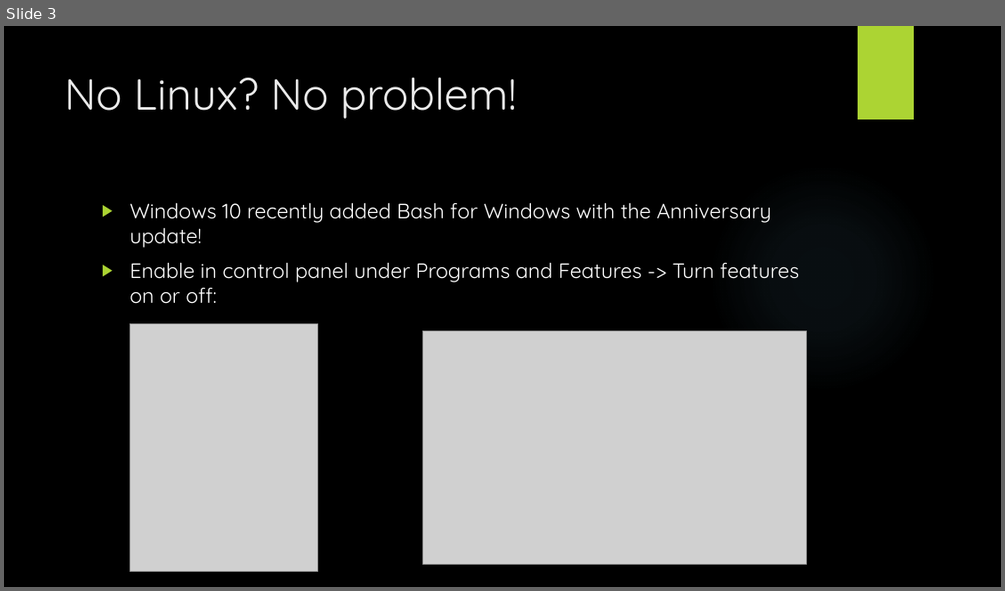
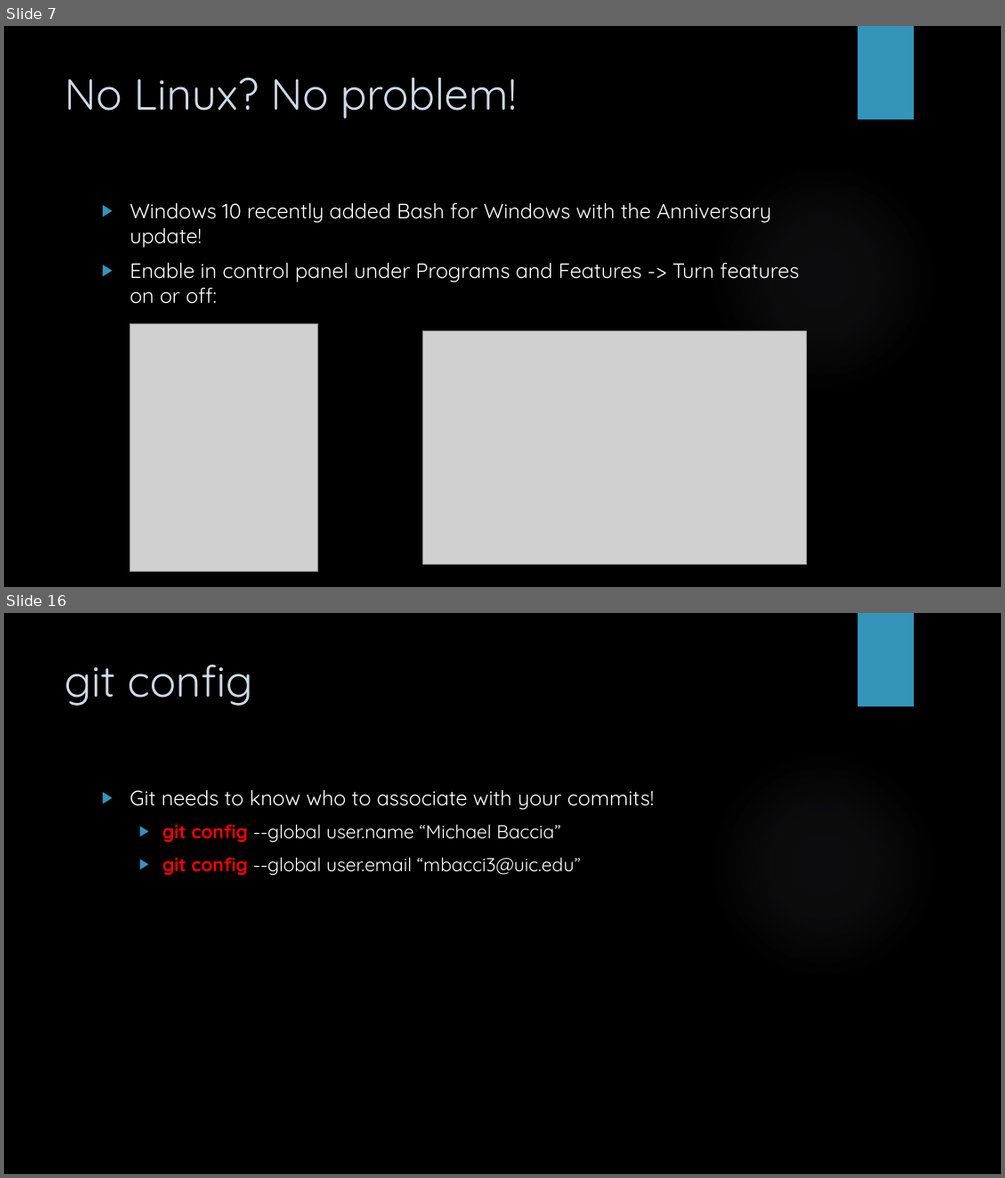
Before and after one commit to mbaccia514/LUG, a slide deck: GDB and Git.pptx. Shown one above the other, each under a label of ours: slide 3 before the commit, slides 7 and 16 after it; the slides between them are not shown. The pictures are 1005x591 and 1005x1178 pixels, drawn with LibreOffice and Linux fonts; fonts in the diff are those of the drawing; grey boxes stand for pictures; background and template pictures are left out. Boxes give left, top, right and bottom in pixels: in the first picture for what was removed or moved away, otherwise in the second. Text is boxed around its words. In the diff, an @@ line names an element or a change of style, - is before the commit and + after.

```diff
--- a/GDB and Git.pptx
+++ b/GDB and Git.pptx
@@ slide 16 added at bbox=[4, 613, 1001, 1174], background picture (left out); not listed: 2 template elements that a slide beside it also shows @@
@@ title added at bbox=[65, 665, 253, 706], 42 pt, text #CEDBE6 @@
+git config
@@ text added at bbox=[129, 789, 654, 876], 18 pt, text #FFFFFF @@
+▶ Git needs to know who to associate with your commits!
+  ▶ git config --global user.name “Michael Baccia”
+  ▶ git config --global user.email “mbacci3@uic.edu”
@@ what was slide 3 is now slide 7 @@
@@ slide 7 changed as well @@
@@ rectangle at bbox=[858, 26, 914, 119]: fill #ACD433 to #3494BA @@
@@ title "No Linux? No problem!" at bbox=[65, 77, 517, 119]: text colour #EBEBEB to #CEDBE6 @@
@@ text "Windows 10 recently added Bash ..." at bbox=[129, 202, 799, 304]: bullet colour #ACD433 to #3494BA @@
```
Also in this commit, not shown: 14 other slides changed, 16 other slides added, 2 other files.
